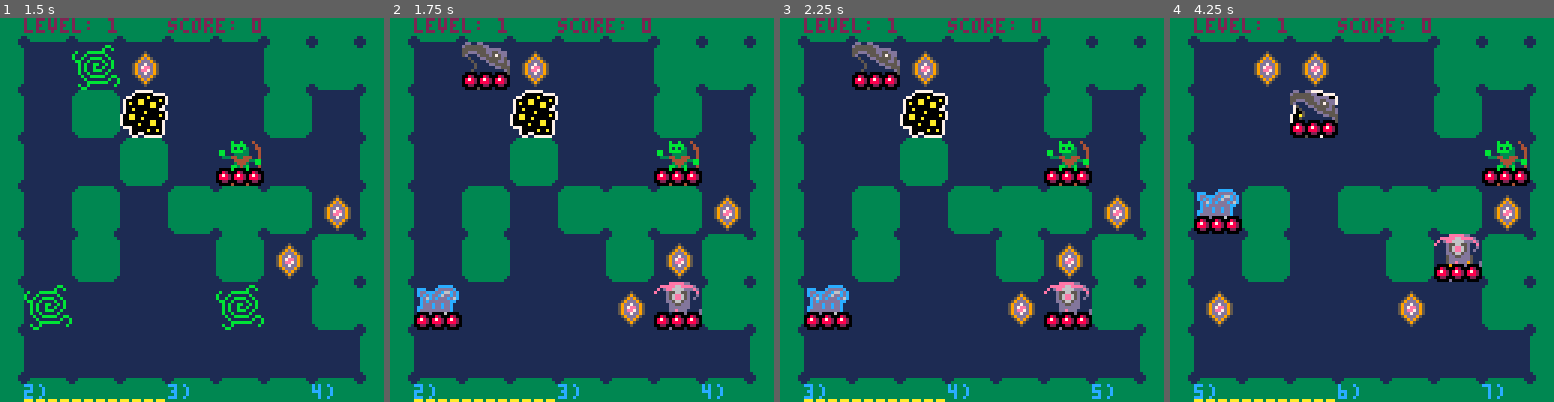
Above: before the commit, frames 1-4 (left to right).
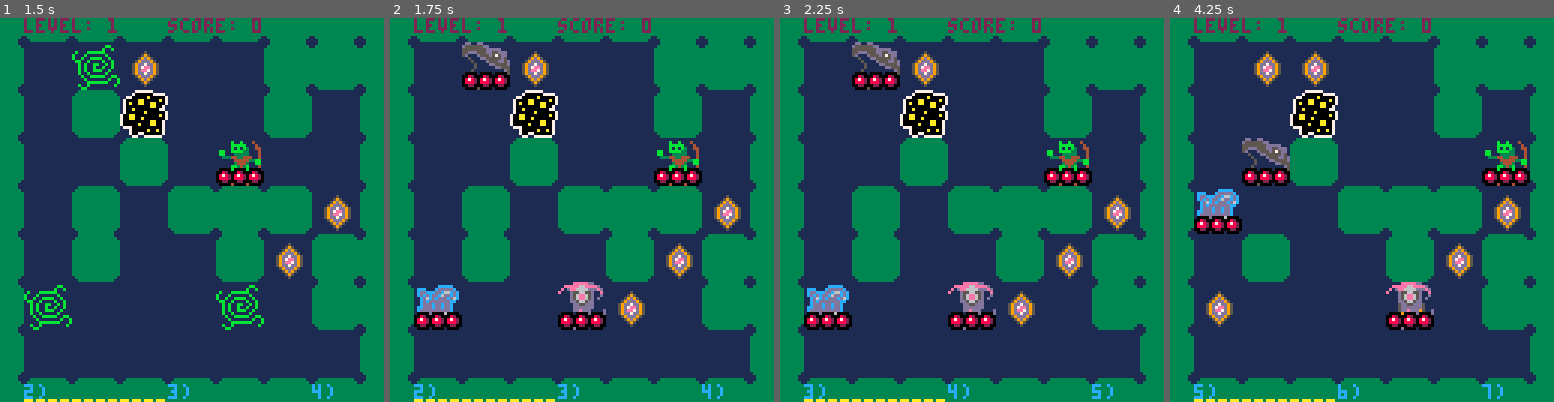
Above: after the commit, the same moments.

Repository: Ryan1729/broughlike-tutorial-ports
Game: PICO-8 cartridge pico8/broughlike-tutorial.p8
Same seed, same stepped clock (60 frames per second), same inputs: the game is played once before the commit and once after it.
Inputs:
- Up to frame 1 (1.5 s): tap X (X key) at 0.33, 1.07 s; tap O (Z key) at 0.7 s
- Up to frame 2 (1.75 s): hold Right from 1.6 s (still down); tap O (Z key) at 1.7 s
- Up to frame 3 (2.25 s): tap X (X key) at 1.85 s; release Right at 2.1 s; tap O (Z key) at 2.1 s; hold Up from 2.15 s (still down)
- Up to frame 4 (4.25 s): release Up at 2.42 s; hold Right 2.47-3.03 s; tap O (Z key) every 0.4 s from 2.5 to 4.1 s; tap X (X key) at 2.97, 4.08 s; hold Left 3.08-3.58 s; hold Down 3.63-3.97 s; hold Right from 4.02 s (still down)

Frame 1 is identical in both runs. In frame 2, 2.2% of the frame differs, in the area x 43-82%, y 68-82%; in frame 3, 2.2%; in frame 4, 7.3%, in the area x 18-82%, y 18-82%.

Commit message:
add alchemy

Diff:
--- a/pico8/broughlike-tutorial.p8
+++ b/pico8/broughlike-tutorial.p8
@@ -971,6 +971,13 @@
         for i=1,#monsters do
             monsters[i]:heal(1)
             monsters[i].tile.treasure = true
+        end
+    end,
+    alchemy = function()
+        for t in all(player.tile:get_adjacent_neighbors()) do
+            if(not t.passable and in_bounds(t.x, t.y)) then
+                t:replace(floor).treasure = true
+            end
         end
     end
 }
